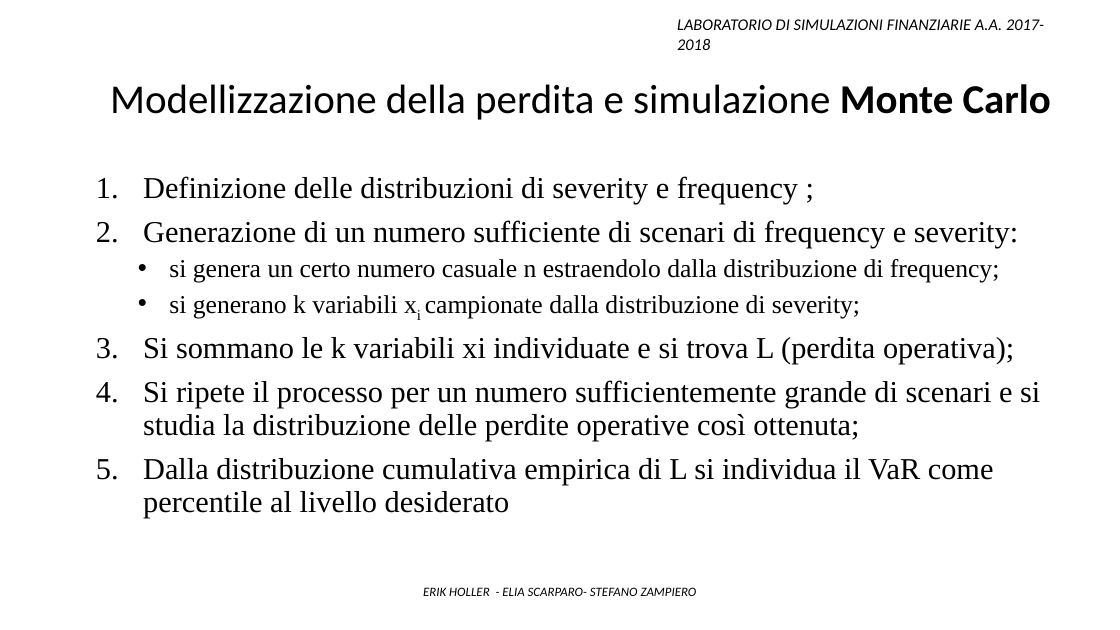
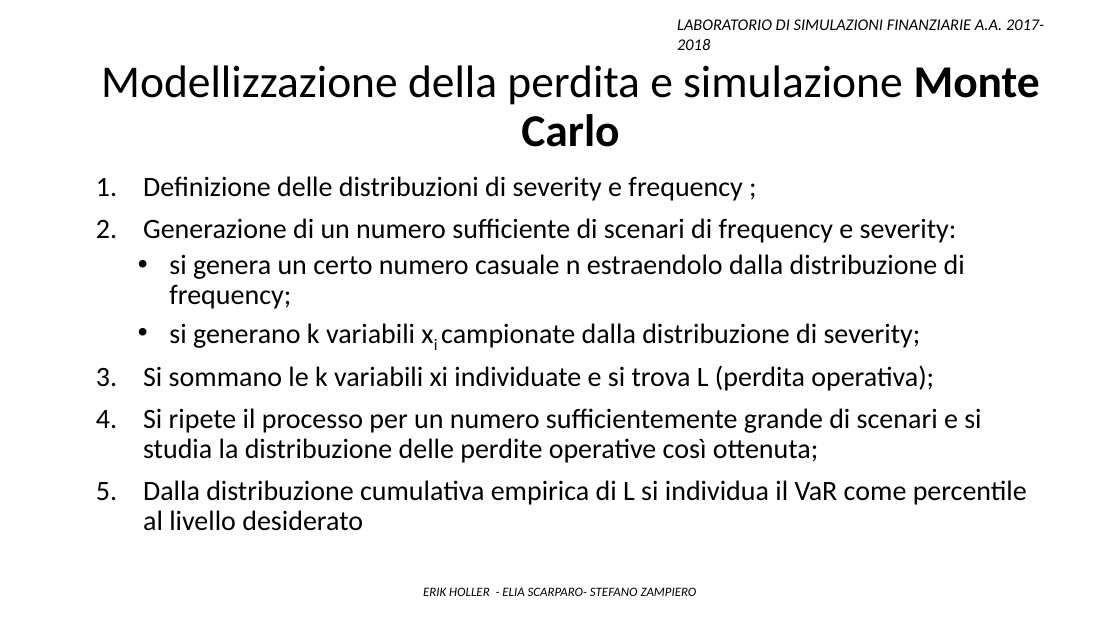
Before and after one commit to Stegirsanov/Laboratorio-di-simulazioni-finanziarie-project, a slide deck: slide 19 of Presentazione ppt/Presentazione_finale.pptx. Drawn at 1120x630 pixels with LibreOffice and Linux fonts; fonts in the diff are those of the drawing. Boxes give left, top, right and bottom in pixels: in the first picture for what was removed or moved away, otherwise in the second. Text is boxed around its words. In the diff, an @@ line names an element or a change of style, - is before the commit and + after.

```diff
--- a/Presentazione ppt/Presentazione_finale.pptx
+++ b/Presentazione ppt/Presentazione_finale.pptx
@@ text "Modellizzazione della perdita e simulazione ...": place and size @@
-text "Modellizzazione della perdita e simulazione ..." at bbox=[110, 84, 1051, 120]
+text "Modellizzazione della perdita e simulazione ..." at bbox=[101, 65, 1040, 147]
@@ text "Modellizzazione della perdita e simulazione ..." at bbox=[101, 65, 1040, 147]: size 35.1 to 39 pt @@
@@ text "Definizione delle distribuzioni di severity ..." at bbox=[143, 176, 1027, 531]: size 26 to 24 pt in "Definizione delle distribuzioni di severity e frequency ...", "Generazione di un numero sufficiente di scenari ...", "Si sommano le k variabili xi individuate ...", "Si ripete il processo per un numero ..." and 1 more places; font Times New Roman to Calibri; size 22 to 24 pt in "si genera un certo numero casuale n ...", "si generano k variabili xi campionate dalla ..." @@
```
Also in this commit, not shown: 12 other slides changed, 3 slides added, 1 other file.
